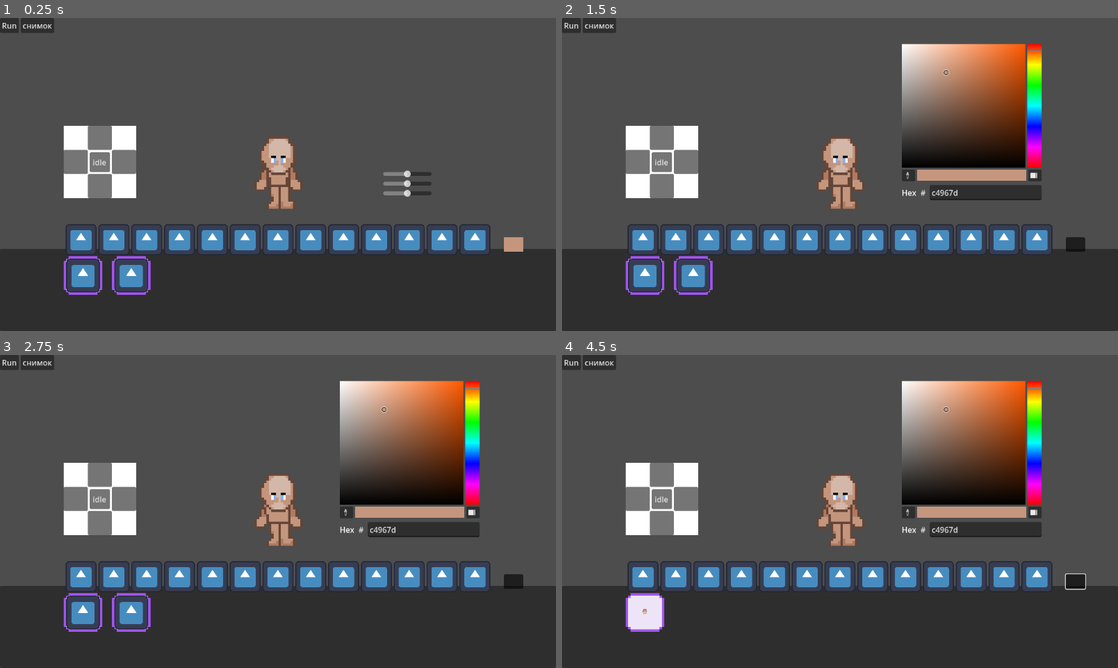
Above: before the commit, frames 1-4 (two rows, left to right).
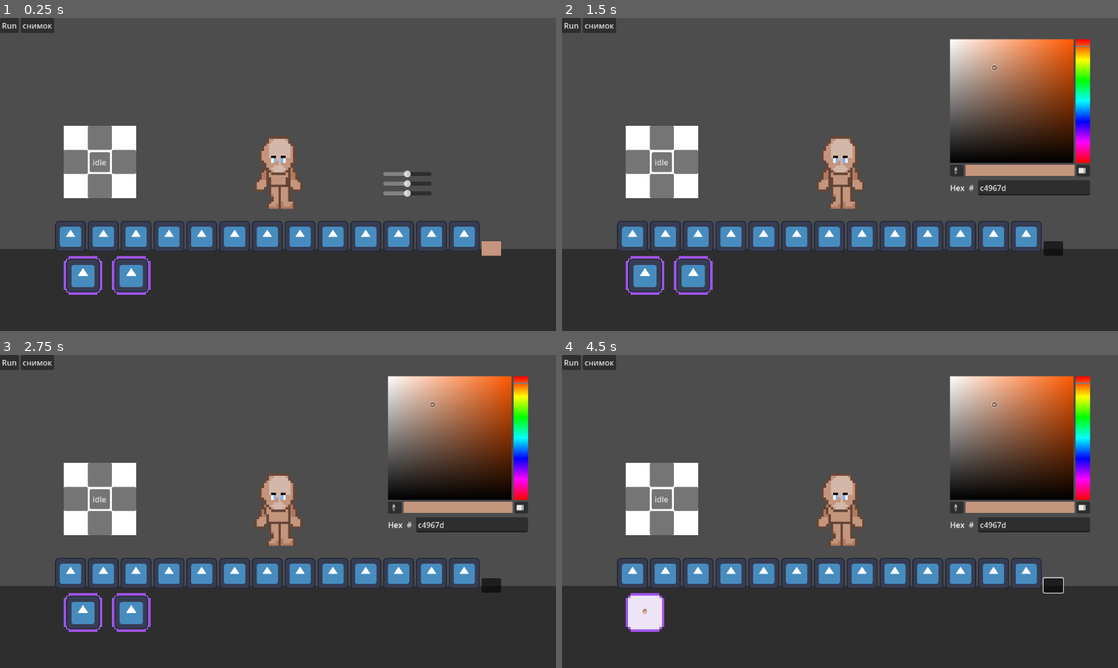
Above: after the commit, the same moments.

Repository: p1petto/CharacterMakerNew
Game: Godot game, scene res://Scenes/maker.tscn
The game is run twice, just before and just after one commit, with the same random seed, the same clock (stepped at 60 frames per second) and the same inputs. The engine's default icon, where the game draws it, is replaced by a stand-in: a white triangle on a blue panel in a dark square.
Inputs (mouse positions are in pixels of both pictures, inside the frame that each line leads up to; where the layout moved, square brackets give the same spot in the first picture):
- Up to frame 1 (0.25 s): no input
- Up to frame 2 (1.5 s): click (1051, 249) [1073, 243] at 0.5 s; click (645, 274) at 1.25 s
- Up to frame 3 (2.75 s): click (133, 611) at 2.02 s
- Up to frame 4 (4.5 s): click (634, 574) [645, 577] at 2.75 s; click (673, 577) at 3.52 s; click (1051, 586) [1073, 580] at 4.25 s

The runs differ from the first frame. In frame 1, 5.5% of the frame differs, in the area x 9-95%, y 64-76%; in frame 2, 19%; in frame 3, 19%; in frame 4, 19%, in the area x 9-95%, y 6-77%.

Commit message:
fix: перенос контейнера кнопок типа каталога и кнопок выбора цвета в один контейнер для выравнивания

Diff:
--- a/Scenes/UI/custom_color_picker_button.tscn
+++ b/Scenes/UI/custom_color_picker_button.tscn
@@ -19,10 +19,8 @@
 [node name="ColorPicker" type="ColorPicker" parent="."]
 visible = false
 layout_mode = 0
-offset_left = -372.0
-offset_top = -390.0
-offset_right = -74.0
-offset_bottom = -59.0
+offset_right = 298.0
+offset_bottom = 331.0
 edit_alpha = false
 color_modes_visible = false
 sliders_visible = false
--- a/Scenes/color_picker_button_container.gd
+++ b/Scenes/color_picker_button_container.gd
@@ -1,7 +1,8 @@
 extends Container
 
-@onready var catalog = $"../Catalog"
-@onready var character = $"../../SubViewportContainer/SubViewport/Character"
+@onready var catalog = $"../../.."
+@onready var character = $"../../../../../SubViewportContainer/SubViewport/Character"
+@onready var button_scroll_container = $"../ButtonsScrollContainer"
 var color_picker_button_scene = preload("res://Scenes/UI/custom_color_picker_button.tscn")
 
 # Called when the node enters the scene tree for the first time.
--- a/Scenes/maker.tscn
+++ b/Scenes/maker.tscn
@@ -300,7 +300,9 @@
 anchor_top = 1.0
 anchor_right = 1.0
 anchor_bottom = 1.0
-offset_top = -221.0
+offset_left = -2.0
+offset_top = -228.0
+offset_right = 2.0
 grow_horizontal = 2
 grow_vertical = 0
 size_flags_horizontal = 4
@@ -386,15 +388,31 @@
 catalog_items = Array[ExtResource("5_sbt4v")]([SubResource("Resource_l51j6"), ExtResource("30_fow5y"), ExtResource("31_ylgi3")])
 linked_symmetrical_element = NodePath("../LeftPantLeg")
 
-[node name="ButtonsScrollContainer" type="ScrollContainer" parent="UI/Catalog"]
-custom_minimum_size = Vector2(0, 64.295)
+[node name="MarginContainer" type="CenterContainer" parent="UI/Catalog"]
 layout_mode = 2
 size_flags_vertical = 0
 
-[node name="HBoxContainer" type="HBoxContainer" parent="UI/Catalog/ButtonsScrollContainer"]
+[node name="HBoxContainer" type="HBoxContainer" parent="UI/Catalog/MarginContainer"]
+layout_mode = 2
+size_flags_vertical = 8
+
+[node name="ButtonsScrollContainer" type="ScrollContainer" parent="UI/Catalog/MarginContainer/HBoxContainer"]
+custom_minimum_size = Vector2(880, 64.295)
+layout_mode = 2
+size_flags_vertical = 8
+vertical_scroll_mode = 0
+
+[node name="HBoxContainer" type="HBoxContainer" parent="UI/Catalog/MarginContainer/HBoxContainer/ButtonsScrollContainer"]
 layout_mode = 2
 size_flags_horizontal = 3
 alignment = 1
+
+[node name="ColorPickerButtonContainer" type="Container" parent="UI/Catalog/MarginContainer/HBoxContainer"]
+custom_minimum_size = Vector2(40, 30)
+layout_mode = 2
+size_flags_horizontal = 8
+size_flags_vertical = 8
+script = ExtResource("26_hr221")
 
 [node name="DirectionButtons" type="ColorRect" parent="UI"]
 offset_left = 132.0
@@ -481,13 +499,6 @@
 text = "снимок"
 script = ExtResource("26_qf8ja")
 
-[node name="ColorPickerButtonContainer" type="Container" parent="UI"]
-offset_left = 1044.0
-offset_top = 454.0
-offset_right = 1116.0
-offset_bottom = 504.0
-script = ExtResource("26_hr221")
-
 [node name="Camera2D" type="Camera2D" parent="."]
 position = Vector2(577, 325)
 
--- a/Scripts/UI/catalog.gd
+++ b/Scripts/UI/catalog.gd
@@ -1,11 +1,11 @@
 extends MarginContainer
 
 @onready var catallog_container = $CatalogContainer
-@onready var button_container = $ButtonsScrollContainer/HBoxContainer
-@onready var button_scroll_container = $ButtonsScrollContainer
+@onready var button_container = $MarginContainer/HBoxContainer/ButtonsScrollContainer/HBoxContainer
+@onready var button_scroll_container = $MarginContainer/HBoxContainer/ButtonsScrollContainer
 @onready var character = $"../../SubViewportContainer/SubViewport/Character"
 var color_picker_button
-@onready var color_picker_button_container =  $"../ColorPickerButtonContainer"
+@onready var color_picker_button_container =  $MarginContainer/HBoxContainer/ColorPickerButtonContainer
 
 @export var current_tab: CustomTab
 
--- a/Scripts/UI/color_picker.gd
+++ b/Scripts/UI/color_picker.gd
@@ -1,10 +1,9 @@
 extends ColorPicker
 
 
-# Called when the node enters the scene tree for the first time.
-func _ready() -> void:
-	global_position = Vector2(700, 50)
-
+## Called when the node enters the scene tree for the first time.
+#func _ready() -> void:
+	#global_position = Vector2(0, 40)
 
 # Called every frame. 'delta' is the elapsed time since the previous frame.
 func _process(delta: float) -> void:
--- a/Scripts/UI/custom_color_picker_button.gd
+++ b/Scripts/UI/custom_color_picker_button.gd
@@ -26,6 +26,7 @@
 
 func _on_toggled(toggled_on: bool) -> void:
 	if toggled_on:
+		color_picker.global_position = Vector2(800,40)
 		color_picker.visible = true
 		slider_container.visible = false
 		position_container.visible = false
--- a/Scripts/character.gd
+++ b/Scripts/character.gd
@@ -11,7 +11,7 @@
 @onready var arm_r = $RightArm
 @onready var arm_l = $LeftArm
 
-@onready var color_picker_button_container =  $"../../../UI/ColorPickerButtonContainer"
+@onready var color_picker_button_container =  $"../../../UI/Catalog/MarginContainer/HBoxContainer/ColorPickerButtonContainer"
 
 var cur_frame: int
 
